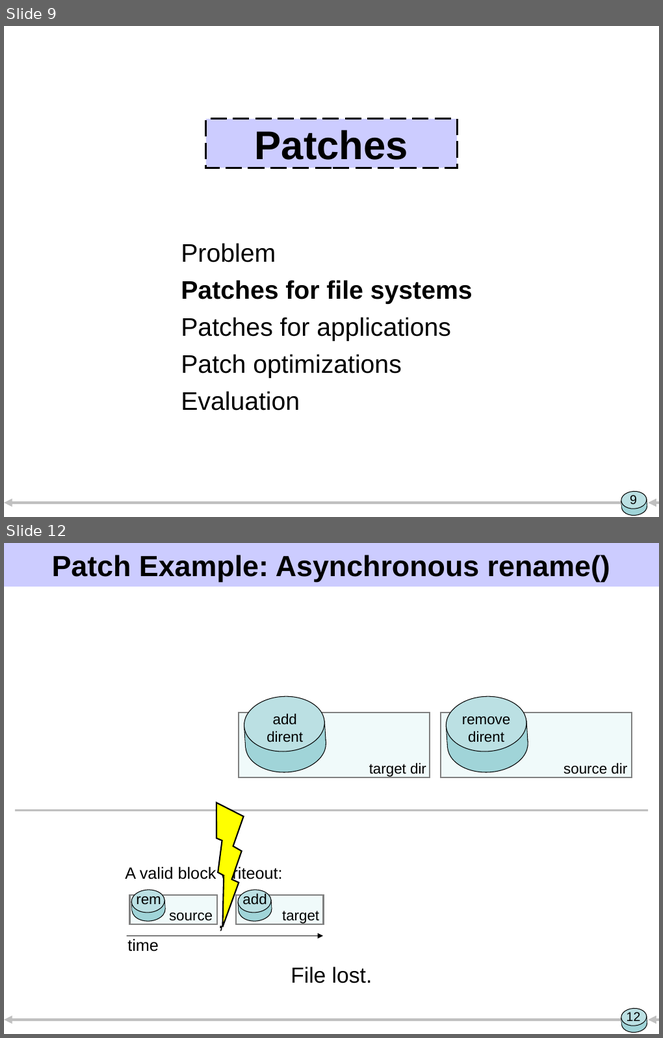
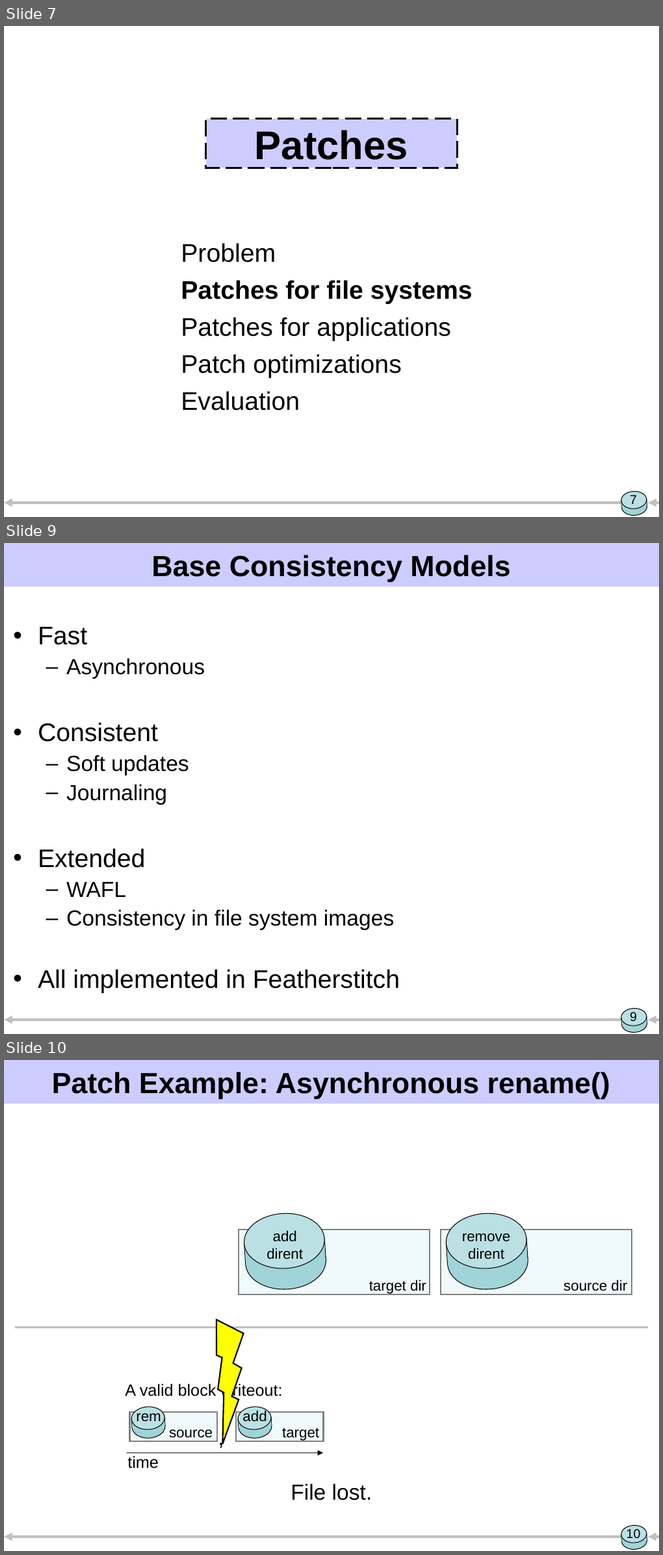
Before and after one commit to ucla-readable/fstitch-doc, a slide deck: sosp/pres.ppt. Shown one above the other, each under a label of ours: slides 9 and 12 before the commit, slides 7, 9 and 10 after it; the slides between them are not shown. The pictures are 663x1038 and 663x1555 pixels, drawn with LibreOffice and Linux fonts; fonts in the diff are those of the drawing. Boxes give left, top, right and bottom in pixels: in the first picture for what was removed or moved away, otherwise in the second. Text is boxed around its words. In the diff, an @@ line names an element or a change of style, - is before the commit and + after.

```diff
--- a/sosp/pres.ppt
+++ b/sosp/pres.ppt
@@ slide 9 added at (4,543,659,1034), background #FFFFFF; not listed: 7 template elements that a slide beside it also shows @@
@@ title added at (152,555,510,582), 32 pt, text #000000, bold @@
+Base Consistency Models
@@ text added at (38,627,400,993), 24 pt, text #000000 @@
+• Fast
+  – Asynchronous
+• Consistent
+  – Soft updates
+  – Journaling
+• Extended
+  – WAFL
+  – Consistency in file system images
+• All implemented in Featherstitch
@@ page number added at (630,1012,637,1021), 14 pt, text #000000 @@
+9
@@ what was slide 9 is now slide 7 @@
@@ page number at (630,495,637,504): text changed @@
-9
+7
@@ what was slide 12 is now slide 10 @@
@@ page number at (627,1529,641,1542): text changed @@
-12
+10
```
Also in this commit, not shown: 14 slides changed, 1 other slide added, 5 slides removed, 1 other file.
